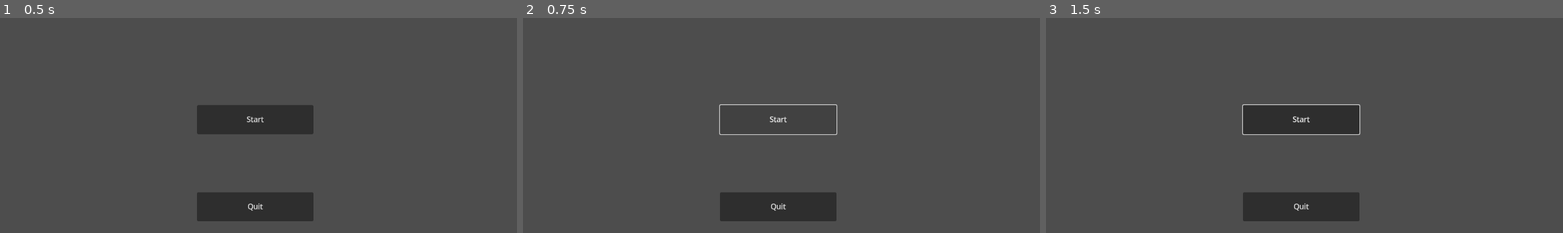
Above: before the commit, frames 1-3 (left to right).
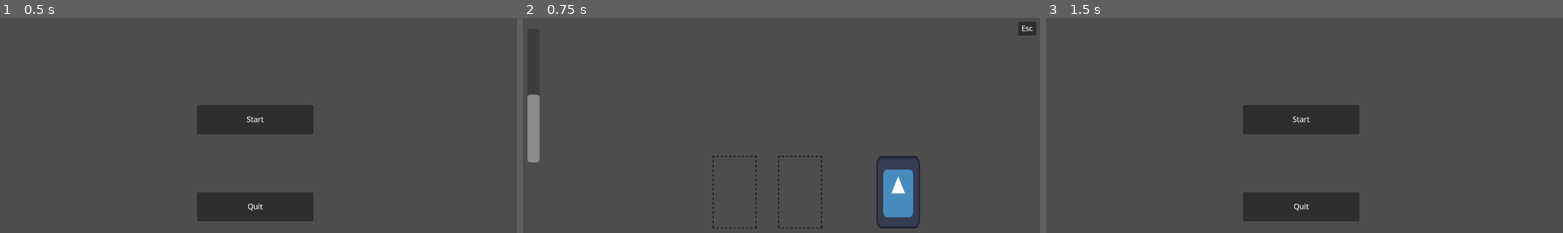
Above: after the commit, the same moments.

Repository: kchiu1/Card-Battle-Game
Game: Godot game, scene res://main/Main Menu.tscn
The game is run twice, just before and just after one commit, with the same random seed, the same clock (stepped at 60 frames per second) and the same inputs. The engine's default icon, where the game draws it, is replaced by a stand-in: a white triangle on a blue panel in a dark square.
Inputs (mouse positions are in pixels of both pictures, inside the frame that each line leads up to):
- Up to frame 1 (0.5 s): no input
- Up to frame 2 (0.75 s): click "Start" at 0.5 s
- Up to frame 3 (1.5 s): click (1552, 28) at 1.25 s, where only the run after the commit has a clickable "Esc"

Frame 1 is identical in both runs. In frame 2, 5.9% of the frame differs, in the area x 0-100%, y 1-98%; in frame 3, 0.2%.
Error after the commit: Invalid assignment of property or key 'scale' with value of type 'Vector2' on a base object of type 'Nil'. (res://Scenes/BoardScene/card_manager.gd:40)

Commit message:
organized scenes into separate folders
organized scenes into board and fight scenes. initialized player hand object with animations. Error with click and dragging card.

Diff:
--- a/card-battle-game/Common/Card/card_slot.gd
+++ /dev/null
@@ -1,11 +0,0 @@
-extends Node2D
-
-
-# Called when the node enters the scene tree for the first time.
-func _ready() -> void:
-    pass # Replace with function body.
-
-
-# Called every frame. 'delta' is the elapsed time since the previous frame.
-func _process(delta: float) -> void:
-    pass
--- a/card-battle-game/Common/Card/TestCard.gd
+++ b/card-battle-game/Common/Cards/TestCard.gd
@@ -2,6 +2,8 @@
 
 signal hovered
 signal hovered_off
+
+var hand_position
 
 # Called when the node enters the scene tree for the first time.
 func _ready() -> void:
@@ -14,8 +16,10 @@
 
 
 func _on_area_2d_mouse_entered() -> void:
+    print(1)
     emit_signal("hovered", self)
 
 
 func _on_area_2d_mouse_exited() -> void:
+    print(0)
     emit_signal("hovered_off", self)
--- a/card-battle-game/Common/Card/TestCard.tscn
+++ b/card-battle-game/Common/Cards/TestCard.tscn
@@ -1,7 +1,7 @@
 [gd_scene load_steps=4 format=3 uid="uid://c3piouhj4xuq0"]
 
 [ext_resource type="Texture2D" uid="uid://d3yh38u6kfiqf" path="res://icon.svg" id="1_gasdx"]
-[ext_resource type="Script" uid="uid://cntv05t1xicpe" path="res://Common/Card/TestCard.gd" id="1_wxwo3"]
+[ext_resource type="Script" uid="uid://cntv05t1xicpe" path="res://Common/Cards/TestCard.gd" id="1_wxwo3"]
 
 [sub_resource type="RectangleShape2D" id="RectangleShape2D_6ma3f"]
 size = Vector2(96, 160)
@@ -15,7 +15,6 @@
 texture = ExtResource("1_gasdx")
 
 [node name="Area2D" type="Area2D" parent="."]
-visible = false
 collision_layer = 2
 collision_mask = 2
 
--- a/card-battle-game/Scenes/Board.tscn
+++ /dev/null
@@ -1,19 +0,0 @@
-[gd_scene load_steps=4 format=3 uid="uid://dvuiqd31xytkr"]
-
-[ext_resource type="Script" uid="uid://csgt6qywykds" path="res://Scenes/card_manager.gd" id="1_37q8m"]
-[ext_resource type="PackedScene" uid="uid://c3piouhj4xuq0" path="res://Common/Card/TestCard.tscn" id="2_pc0oo"]
-[ext_resource type="PackedScene" uid="uid://k6d085dajdi" path="res://Common/Card/card_slot.tscn" id="3_ekcd8"]
-
-[node name="Board" type="Node2D"]
-
-[node name="CardManager" type="Node2D" parent="."]
-script = ExtResource("1_37q8m")
-
-[node name="TestCard" parent="CardManager" instance=ExtResource("2_pc0oo")]
-position = Vector2(608, 560)
-
-[node name="TestCard2" parent="CardManager" instance=ExtResource("2_pc0oo")]
-position = Vector2(480, 560)
-
-[node name="Card Slot" parent="." instance=ExtResource("3_ekcd8")]
-position = Vector2(480, 384)
--- /dev/null
+++ b/card-battle-game/Scenes/BoardScene/Board.tscn
@@ -0,0 +1,23 @@
+[gd_scene load_steps=5 format=3 uid="uid://dvuiqd31xytkr"]
+
+[ext_resource type="Script" uid="uid://csgt6qywykds" path="res://Scenes/BoardScene/card_manager.gd" id="1_37q8m"]
+[ext_resource type="PackedScene" uid="uid://c3piouhj4xuq0" path="res://Common/Cards/TestCard.tscn" id="2_6wapp"]
+[ext_resource type="Script" uid="uid://b2i6k128qmmkp" path="res://Scenes/BoardScene/player_hand.gd" id="3_37q8m"]
+[ext_resource type="PackedScene" uid="uid://k6d085dajdi" path="res://Scenes/BoardScene/card_slot.tscn" id="3_ekcd8"]
+
+[node name="Board" type="Node2D"]
+
+[node name="CardManager" type="Node2D" parent="."]
+script = ExtResource("1_37q8m")
+
+[node name="TestCard" parent="CardManager" instance=ExtResource("2_6wapp")]
+position = Vector2(840, 384)
+
+[node name="Card Slot" parent="." instance=ExtResource("3_ekcd8")]
+position = Vector2(480, 384)
+
+[node name="Card Slot2" parent="." instance=ExtResource("3_ekcd8")]
+position = Vector2(624, 384)
+
+[node name="PlayerHand" type="Node2D" parent="."]
+script = ExtResource("3_37q8m")
--- a/card-battle-game/Scenes/card_manager.gd
+++ b/card-battle-game/Scenes/BoardScene/card_manager.gd
@@ -1,15 +1,18 @@
 extends Node2D
 
 const COLLISION_MASK_CARD = 1
+const COLLISION_MASK_CARD_SLOT = 2
 
 var card_being_dragged
 var screen_size
 
 var is_hovering_on_card
+var player_hand_reference
 
 # Called when the node enters the scene tree for the first time.
 func _ready() -> void:
     screen_size=  get_viewport_rect().size
+    player_hand_reference = $"../PlayerHand"
 
 # Called every frame. 'delta' is the elapsed time since the previous frame.
 func _process(delta: float) -> void:
@@ -35,6 +38,13 @@
 
 func finish_drag():
     card_being_dragged.scale = Vector2(1.05, 1.05)
+    var card_slot_found = raycast_check_for_card_slot()
+    if card_slot_found and not card_slot_found.card_in_slot():
+        card_being_dragged.position = card_slot_found.position
+        #card_being_dragged.get_node("Area2D/CollisionShape2D").disabled = true
+        card_slot_found.card_in_slot = true
+    else:
+        player_hand_reference.add_card_to_hand(card_being_dragged)
     card_being_dragged = null
 
 func connect_card_signals(card):
@@ -63,6 +73,16 @@
         card.scale = Vector2(1, 1)
         card.z_index = 1
 
+func raycast_check_for_card_slot():
+    var space_state = get_world_2d().direct_space_state
+    var parameters = PhysicsPointQueryParameters2D.new()
+    parameters.position = get_global_mouse_position()
+    parameters.collide_with_areas = true
+    parameters.collision_mask = COLLISION_MASK_CARD_SLOT
+    var result= space_state.intersect_point(parameters)
+    if result.size() > 0:
+        return result[0].collider.get_parent()
+    return null
 
 func raycast_check_for_card():
     var space_state = get_world_2d().direct_space_state
--- /dev/null
+++ b/card-battle-game/Scenes/BoardScene/card_slot.gd
@@ -0,0 +1,3 @@
+extends Node2D
+
+var card_in_slot = false
--- a/card-battle-game/Common/Card/card_slot.tscn
+++ b/card-battle-game/Scenes/BoardScene/card_slot.tscn
@@ -1,7 +1,7 @@
 [gd_scene load_steps=4 format=3 uid="uid://k6d085dajdi"]
 
 [ext_resource type="Texture2D" uid="uid://cgv1yp1643c7k" path="res://Assets/CardSlot.png" id="1_6h0lo"]
-[ext_resource type="Script" uid="uid://cvo5x60fh0vpv" path="res://Card/card_slot.gd" id="1_oqs6v"]
+[ext_resource type="Script" uid="uid://cvo5x60fh0vpv" path="res://Scenes/BoardScene/card_slot.gd" id="1_oqs6v"]
 
 [sub_resource type="RectangleShape2D" id="RectangleShape2D_oqs6v"]
 size = Vector2(96, 162)
--- /dev/null
+++ b/card-battle-game/Scenes/BoardScene/player_hand.gd
@@ -0,0 +1,48 @@
+extends Node2D
+
+const HAND_COUNT = 3
+const CARD_SCENE_PATH = "res://Common/Cards/TestCard.tscn"
+const CARD_WIDTH = 120
+const HAND_Y_POSITION = 890
+
+var player_hand = []
+var center_screen_x
+
+# Called when the node enters the scene tree for the first time.
+func _ready() -> void:
+    var card_scene = preload(CARD_SCENE_PATH)
+    center_screen_x = get_viewport().size.x / 2
+
+    for i in range(HAND_COUNT):
+        var new_card = card_scene.instantiate()
+        $"../CardManager".add_child(new_card)
+        new_card.name = "Card"
+        add_card_to_hand(new_card)
+
+func add_card_to_hand(card):
+    if card not in player_hand:
+        player_hand.insert(0, card)
+        update_hand_positions()
+    else:
+        animate_card_to_position(card, card.hand_position)
+
+func update_hand_positions():
+    for i in range(player_hand.size()):
+        #Get new card pos based on index
+        var new_position = Vector2(calculate_card_position(i), HAND_Y_POSITION)
+        var card = player_hand[i]
+        card.hand_position = new_position
+        animate_card_to_position(card, new_position)
+
+func calculate_card_position(index):
+    var total_width = player_hand.size() - 1 * CARD_WIDTH
+    var x_offset = center_screen_x + index * CARD_WIDTH - total_width / 2
+    return x_offset
+
+func animate_card_to_position(card, new_position):
+    var tween = get_tree().create_tween()
+    tween.tween_property(card, "position", new_position, 0.1)
+
+# Called every frame. 'delta' is the elapsed time since the previous frame.
+func _process(delta: float) -> void:
+    pass
--- /dev/null
+++ b/card-battle-game/Scenes/Deck/Deck.tscn
@@ -0,0 +1,3 @@
+[gd_scene format=3 uid="uid://dhswr4bkc1v30"]
+
+[node name="Deck" type="Node2D"]
--- a/card-battle-game/Scenes/FightScene.tscn
+++ b/card-battle-game/Scenes/FightScene/FightScene.tscn
@@ -1,7 +1,7 @@
 [gd_scene load_steps=3 format=3 uid="uid://cioy56aw0fbtj"]
 
-[ext_resource type="Script" uid="uid://3v1flw4tc1q1" path="res://Scenes/fight_scene.gd" id="1_vfxem"]
-[ext_resource type="PackedScene" uid="uid://dvuiqd31xytkr" path="res://Scenes/Board.tscn" id="2_7gx8k"]
+[ext_resource type="Script" uid="uid://3v1flw4tc1q1" path="res://Scenes/FightScene/fight_scene.gd" id="1_vfxem"]
+[ext_resource type="PackedScene" uid="uid://dvuiqd31xytkr" path="res://Scenes/BoardScene/Board.tscn" id="2_7gx8k"]
 
 [node name="Fight Scene" type="Node2D"]
 script = ExtResource("1_vfxem")
--- a/card-battle-game/main/main_menu.gd
+++ b/card-battle-game/main/main_menu.gd
@@ -6,4 +6,4 @@
 
 
 func _on_start_pressed() -> void:
-    get_tree().change_scene_to_file("res://Levels/TestFight.tscn")
+    get_tree().change_scene_to_file("res://Scenes/FightScene/FightScene.tscn")
Renamed: card-battle-game/Common/Card/TestCard.gd.uid -> card-battle-game/Common/Cards/TestCard.gd.uid
Renamed: card-battle-game/Scenes/card_manager.gd.uid -> card-battle-game/Scenes/BoardScene/card_manager.gd.uid
Renamed: card-battle-game/Common/Card/card_slot.gd.uid -> card-battle-game/Scenes/BoardScene/card_slot.gd.uid
Not shown, added: card-battle-game/Scenes/BoardScene/player_hand.gd.uid
Renamed: card-battle-game/Scenes/fight_scene.gd -> card-battle-game/Scenes/FightScene/fight_scene.gd
Renamed: card-battle-game/Scenes/fight_scene.gd.uid -> card-battle-game/Scenes/FightScene/fight_scene.gd.uid
